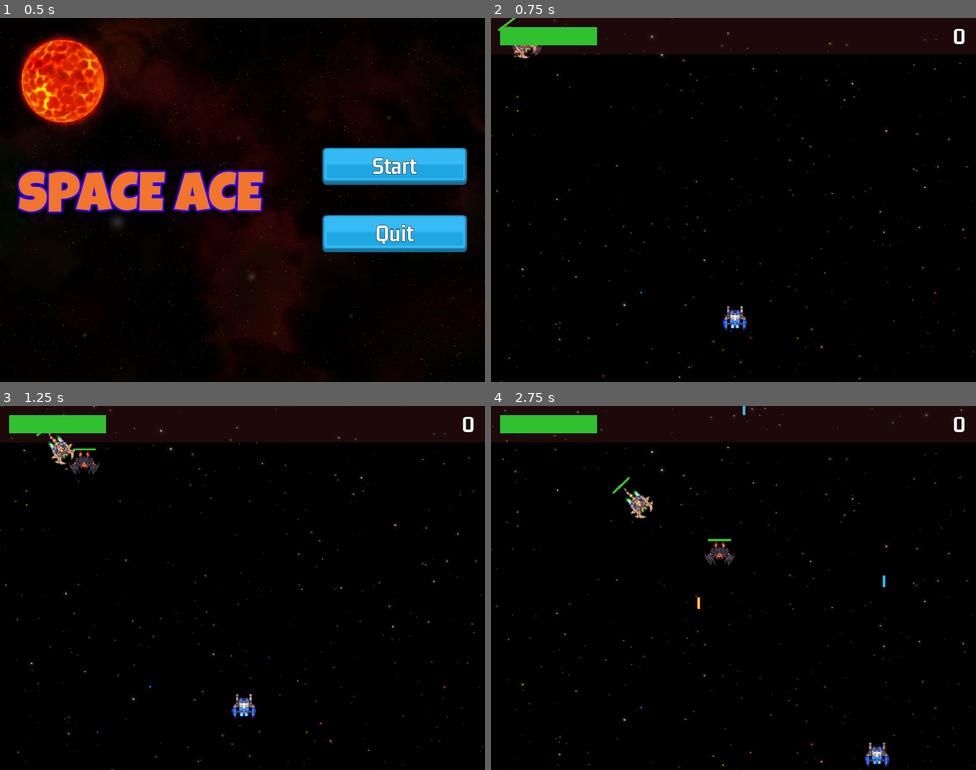
Above: before the commit, frames 1-4 (two rows, left to right).
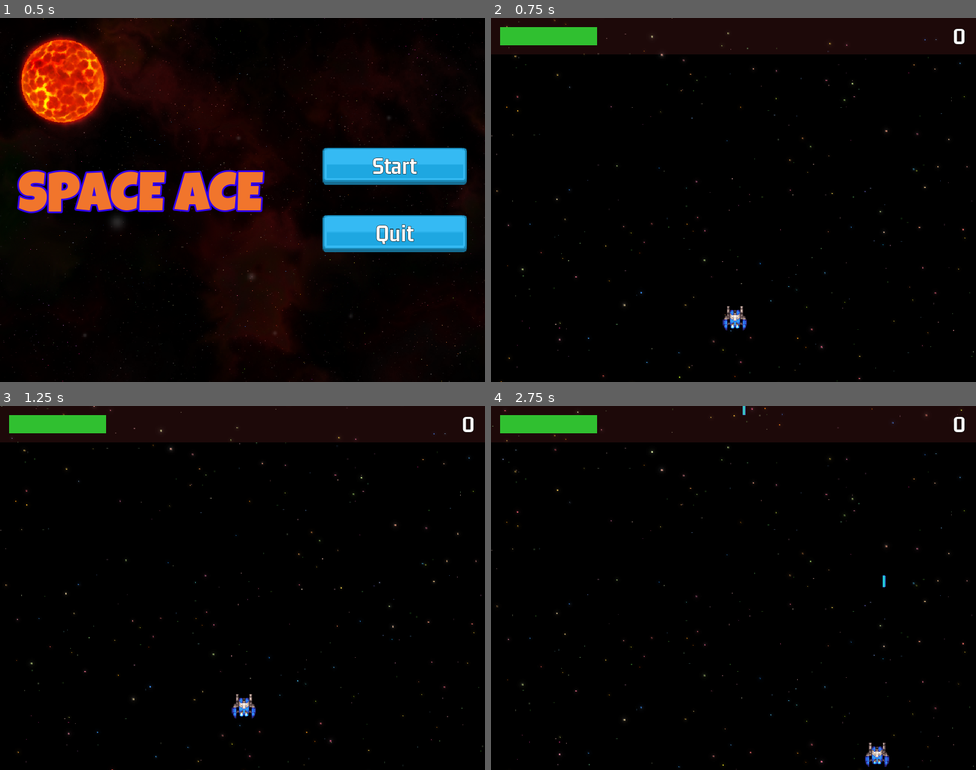
Above: after the commit, the same moments.

Repository: fj0lverkr/space-ace
Game: Godot game, scene res://scenes/main/main.tscn
Same seed, same stepped clock (60 frames per second), same inputs: the game is played once before the commit and once after it. Sound files missing from this copy of the repository are replaced by a short silence.
Inputs (mouse positions are in pixels of both pictures, inside the frame that each line leads up to):
- Up to frame 1 (0.5 s): no input
- Up to frame 2 (0.75 s): click "Start" at 0.5 s
- Up to frame 3 (1.25 s): no input
- Up to frame 4 (2.75 s): move the mouse to (840, 569) at 1.27 s; hold D (right) 1.28-2.03 s; click (840, 569) at 1.35 s; move the mouse to (636, 606) at 2.02 s; hold S (down) from 2.03 s (still down); click (636, 606) at 2.1 s

Frame 1 is identical in both runs. In frame 2, 0.2% of the frame differs, in the area x 1-11%, y 0-12%; in frame 3, 0.5%; in frame 4, 0.6%, in the area x 25-51%, y 19-56%.

Commit message:
setup for wave manager

Diff:
--- /dev/null
+++ b/resources/waves/enemy_wave.gd
@@ -0,0 +1,27 @@
+class_name EnemyWave
+extends Resource
+
+@export
+var _enemy_scene: PackedScene
+@export
+var _speed: float
+@export
+var _gap: float
+@export
+var _number: int
+
+
+func get_enemy_scene() -> PackedScene:
+    return _enemy_scene
+
+
+func get_speed() -> float:
+    return _speed
+
+
+func get_gap() -> float:
+    return _gap
+
+
+func get_number() -> int:
+    return _number
--- /dev/null
+++ b/resources/waves/enemy_waves.gd
@@ -0,0 +1,9 @@
+class_name EnemyWaves
+extends Resource
+
+@export
+var _waves: Array[EnemyWave]
+
+
+func get_wave_for_count(count: int) -> EnemyWave:
+    return _waves[count % _waves.size()]
--- /dev/null
+++ b/resources/waves/wave1.tres
@@ -0,0 +1,11 @@
+[gd_resource type="Resource" script_class="EnemyWave" load_steps=3 format=3 uid="uid://cfn1m8jmecx8u"]
+
+[ext_resource type="PackedScene" uid="uid://47n3owtri7p0" path="res://scenes/enemies/enemy_zipper.tscn" id="1_owgav"]
+[ext_resource type="Script" path="res://resources/waves/enemy_wave.gd" id="1_xts1r"]
+
+[resource]
+script = ExtResource("1_xts1r")
+_enemy_scene = ExtResource("1_owgav")
+_speed = 80.0
+_gap = 2.0
+_number = 8
--- /dev/null
+++ b/resources/waves/wave2.tres
@@ -0,0 +1,11 @@
+[gd_resource type="Resource" script_class="EnemyWave" load_steps=3 format=3 uid="uid://demmn8stb4jv4"]
+
+[ext_resource type="Script" path="res://resources/waves/enemy_wave.gd" id="1_d5gbu"]
+[ext_resource type="PackedScene" uid="uid://cd43pgrc2snye" path="res://scenes/enemies/enemy_bio.tscn" id="1_m0e8n"]
+
+[resource]
+script = ExtResource("1_d5gbu")
+_enemy_scene = ExtResource("1_m0e8n")
+_speed = 90.0
+_gap = 2.0
+_number = 6
--- /dev/null
+++ b/resources/waves/wave3.tres
@@ -0,0 +1,11 @@
+[gd_resource type="Resource" script_class="EnemyWave" load_steps=3 format=3 uid="uid://b5nn2bj7oxpww"]
+
+[ext_resource type="Script" path="res://resources/waves/enemy_wave.gd" id="1_6ax62"]
+[ext_resource type="PackedScene" uid="uid://b0ymf2k5jq8sf" path="res://scenes/bullets/bomb/enemy_bomb.tscn" id="1_llln0"]
+
+[resource]
+script = ExtResource("1_6ax62")
+_enemy_scene = ExtResource("1_llln0")
+_speed = 80.0
+_gap = 2.0
+_number = 9
--- /dev/null
+++ b/resources/waves/waves.tres
@@ -0,0 +1,11 @@
+[gd_resource type="Resource" script_class="EnemyWaves" load_steps=6 format=3 uid="uid://dlpdwknd8eer7"]
+
+[ext_resource type="Script" path="res://resources/waves/enemy_wave.gd" id="1_jmm3g"]
+[ext_resource type="Script" path="res://resources/waves/enemy_waves.gd" id="2_ta1ey"]
+[ext_resource type="Resource" uid="uid://cfn1m8jmecx8u" path="res://resources/waves/wave1.tres" id="2_vfh6n"]
+[ext_resource type="Resource" uid="uid://demmn8stb4jv4" path="res://resources/waves/wave2.tres" id="3_ky11r"]
+[ext_resource type="Resource" uid="uid://b5nn2bj7oxpww" path="res://resources/waves/wave3.tres" id="4_13dnr"]
+
+[resource]
+script = ExtResource("2_ta1ey")
+_waves = Array[ExtResource("1_jmm3g")]([ExtResource("2_vfh6n"), ExtResource("3_ky11r"), ExtResource("4_13dnr")])
--- a/scenes/level/level.gd
+++ b/scenes/level/level.gd
@@ -4,8 +4,6 @@
 var _pause_overlay: CanvasLayer = $Pause
 @onready
 var _bgm_player: AudioStreamPlayer = $BGM
-@onready
-var _remove_me: Path2D = $TempPath
 
 
 func _ready() -> void:
@@ -15,9 +13,8 @@
 	SignalBus.on_continue.connect(_toggle_pauze.bind(false))
 	SignalBus.on_game_over.connect(_on_game_over)
 
-	# DEBUG
-	SignalBus.on_request_enemy.emit(BaseEnemy.Type.ZIPPER, BaseEnemy.SubType.RED, _remove_me)
-	SignalBus.on_request_enemy.emit(BaseEnemy.Type.BIO, BaseEnemy.SubType.YELLOW, _remove_me)
+	# TODO cleanup these calls after the wave manager is implemented.
+	# SignalBus.on_request_enemy.emit(BaseEnemy.Type.ZIPPER, BaseEnemy.SubType.RED, _remove_me)
 
 
 func _process(delta: float) -> void:
--- a/scenes/level/level.tscn
+++ b/scenes/level/level.tscn
@@ -8,12 +8,6 @@
 [ext_resource type="PackedScene" uid="uid://dh25ljt1eq0di" path="res://scenes/game_ui/game_ui.tscn" id="6_otpu6"]
 [ext_resource type="PackedScene" uid="uid://bs20cdkk1ucxy" path="res://scenes/camera_shake/camera_shake.tscn" id="7_beaod"]
 [ext_resource type="PackedScene" uid="uid://c1s37n2n08dy" path="res://scenes/game_over/game_over.tscn" id="7_j41uk"]
-
-[sub_resource type="Curve2D" id="Curve2D_cosep"]
-_data = {
-"points": PackedVector2Array(0, 0, 0, 0, 20, 27, 0, 0, 0, 0, 36, 27, 0, 0, 0, 0, 574, 365, 0, 0, 0, 0, 91, 394, 0, 0, 0, 0, 33, 294, 0, 0, 0, 0, 110, 253, 0, 0, 0, 0, 248, 294, 0, 0, 0, 0, 370, 327, 0, 0, 0, 0, 501, 435, 0, 0, 0, 0, 511, 242, 0, 0, 0, 0, 282, 260, 0, 0, 0, 0, 84, 200, 0, 0, 0, 0, 293, 134, 0, 0, 0, 0, 457, 188, 0, 0, 0, 0, 531, 186, 0, 0, 0, 0, 555, 121, 0, 0, 0, 0, 607, 80, 0, 0, 0, 0, 516, 71, 0, 0, 0, 0, 370, 67, 0, 0, 0, 0, 413, 114, 0, 0, 0, 0, 427, 214, 0, 0, 0, 0, 228, 201, 0, 0, 0, 0, 110, 157, 0, 0, 0, 0, 252, 96, 0, 0, 0, 0, 338, 108, 0, 0, 0, 0, 559, 277, 0, 0, 0, 0, 104, 295, 0, 0, 0, 0, 58, 182, 0, 0, 0, 0, 99, 125, 0, 0, 0, 0, 197, 60, 0, 0, 0, 0, 20, 27)
-}
-point_count = 31
 
 [node name="Level" type="Node2D"]
 script = ExtResource("1_mgefi")
@@ -31,10 +25,6 @@
 
 [node name="BGM" type="AudioStreamPlayer" parent="."]
 
-[node name="TempPath" type="Path2D" parent="."]
-position = Vector2(4, 3)
-curve = SubResource("Curve2D_cosep")
-
 [node name="CanvasLayer" type="CanvasLayer" parent="."]
 
 [node name="GameUI" parent="CanvasLayer" instance=ExtResource("6_otpu6")]
Not shown: 1 places in scenes/level/level.tscn that only renumber resources
